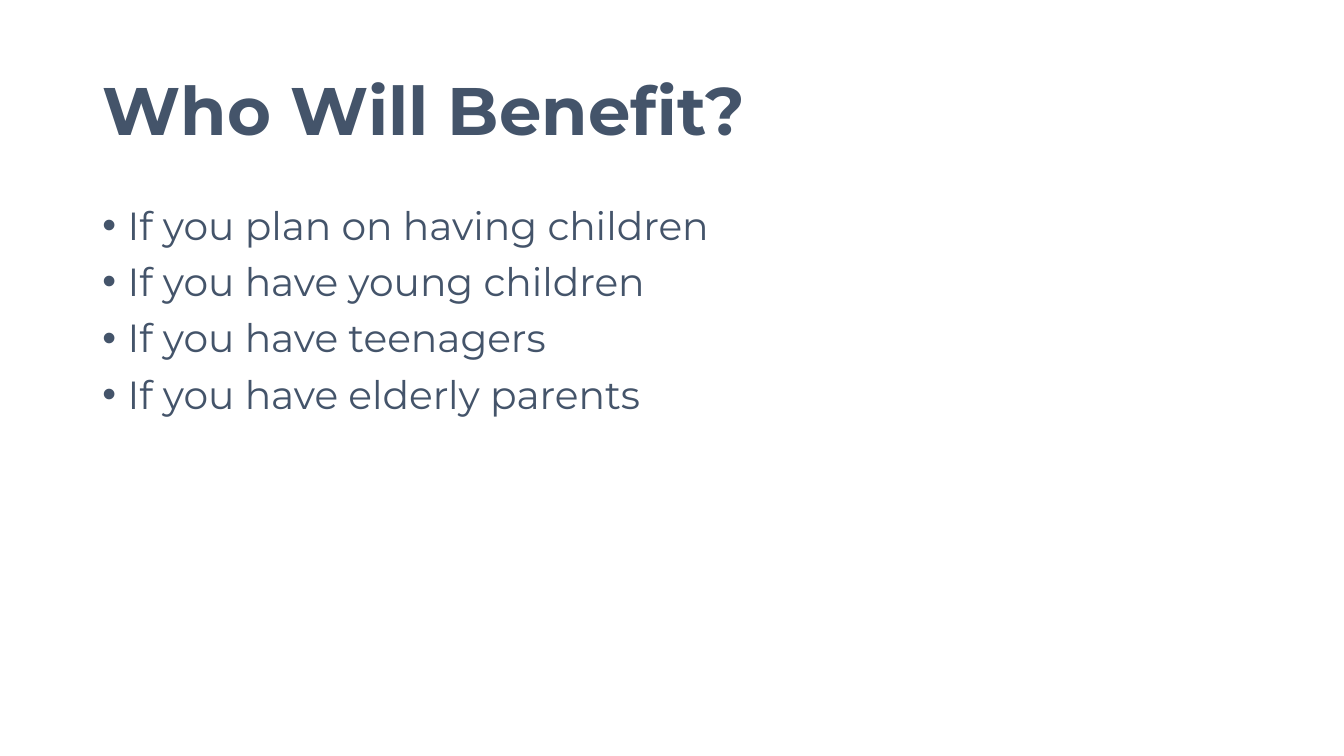
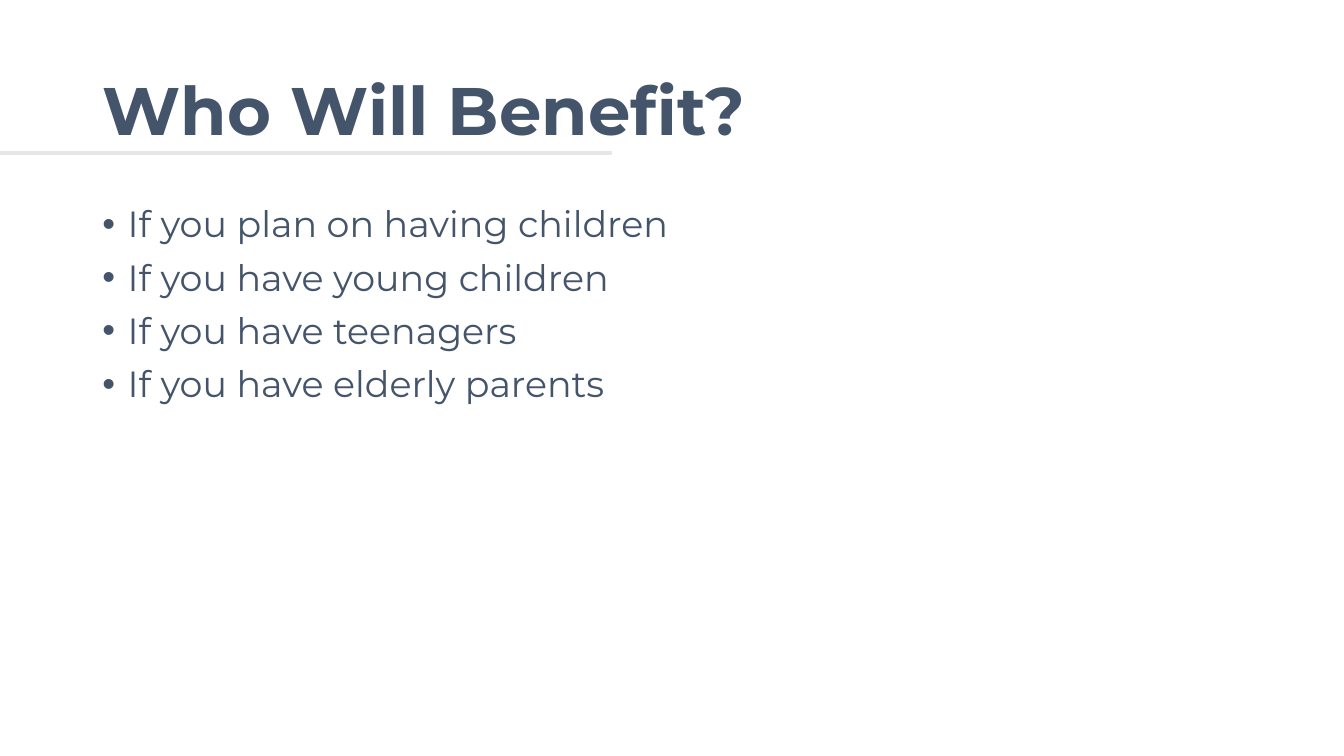
Before and after one commit to avifarah/Know-the-signs-when-and-how-talk-about-drugs, a slide deck: slide 3 of Know the Signs_When and How to Talk about Drugs.pptx. Drawn at 1344x756 pixels with LibreOffice and Linux fonts; fonts in the diff are those of the drawing. Boxes give left, top, right and bottom in pixels: in the first picture for what was removed or moved away, otherwise in the second. Text is boxed around its words. In the diff, an @@ line names an element or a change of style, - is before the commit and + after.

```diff
--- a/Know the Signs_When and How to Talk about Drugs.pptx
+++ b/Know the Signs_When and How to Talk about Drugs.pptx
@@ line added from (0, 152) to (612, 152), #E7E6E6 3 pt @@
@@ text "If you plan on having ..." at (128, 210, 668, 404): size 28 to 26 pt @@
```
Also in this commit, not shown: 14 other slides changed.
